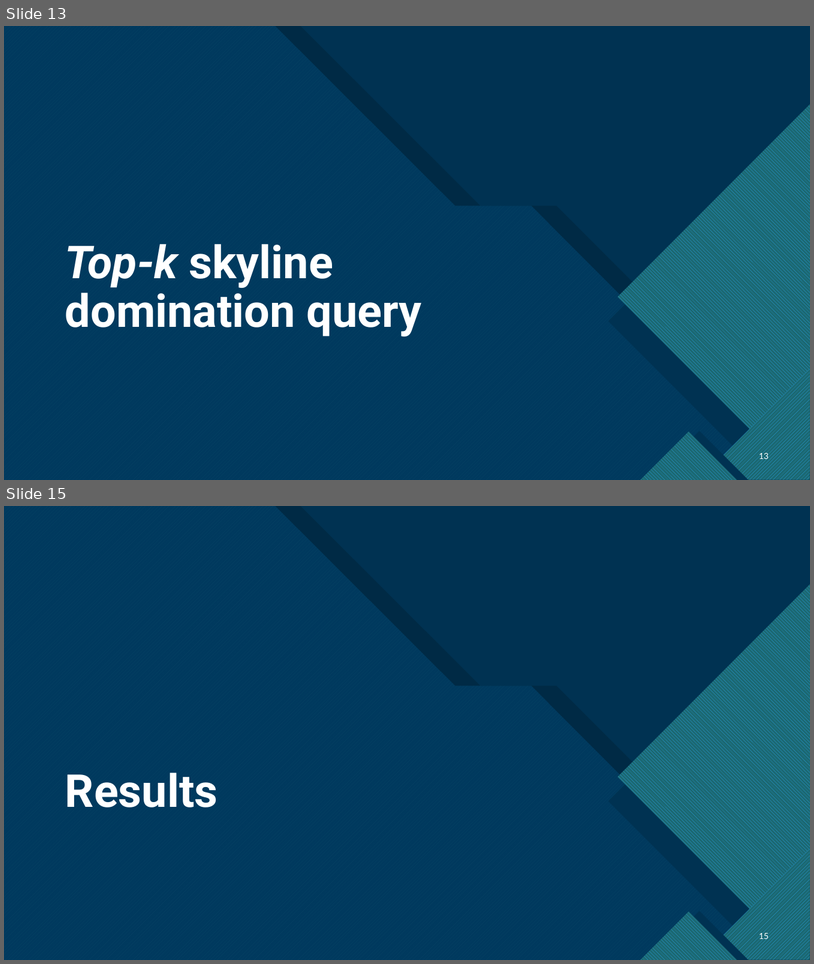
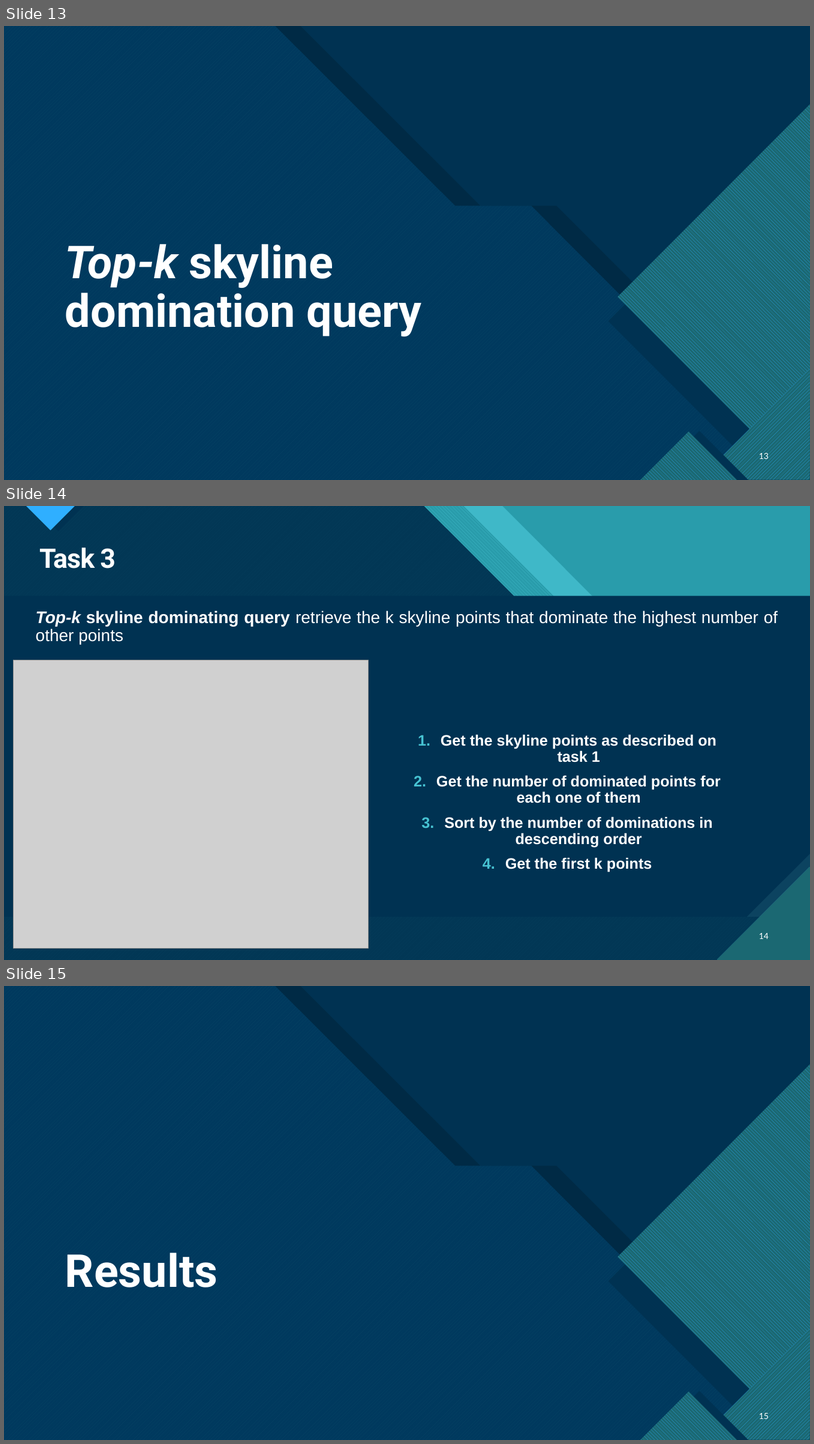
Before and after one commit to MnAppsNet/DominanceQueries, a slide deck: reports/report_presentation.pptx. Shown one above the other, each under a label of ours: slides 13 and 15 before the commit, slides 13, 14 and 15 after it; the slides between them are not shown. The pictures are 814x964 and 814x1444 pixels, drawn with LibreOffice and Linux fonts; fonts in the diff are those of the drawing; grey boxes stand for pictures; background and template pictures are left out; a plain dark background stands for a picture behind light text. Boxes give left, top, right and bottom in pixels: in the first picture for what was removed or moved away, otherwise in the second. Text is boxed around its words. In the diff, an @@ line names an element or a change of style, - is before the commit and + after.

```diff
--- a/reports/report_presentation.pptx
+++ b/reports/report_presentation.pptx
@@ slide 14 added at [4, 506, 810, 960], background picture (left out); not listed: 13 template elements that a slide beside it also shows @@
@@ rectangle added at [4, 506, 810, 960], fill #299CAB @@
@@ rectangle added at [4, 506, 810, 960], fill #299CAB @@
@@ freeform shape added at [4, 506, 810, 960], fill #47C3D3 at 74% opacity @@
@@ freeform shape added at [4, 506, 810, 960], fill pattern #47C3D3 on #1B6872 @@
@@ freeform shape added at [4, 506, 810, 960], fill #003352 at 90% opacity @@
@@ title added at [39, 547, 116, 568], 32 pt, text #FFFFFF, bold @@
+Task 3
@@ text added at [36, 610, 778, 644], 20 pt, text #FFFFFF @@
+Top-k skyline dominating query retrieve the k skyline points that dominate the highest number of other points
@@ picture added at [13, 660, 368, 948] @@
@@ text added at [437, 734, 721, 872], 18 pt, text #FFFFFF @@
+1. Get the skyline points as described on task 1
+2. Get the number of dominated points for each one of them
+3. Sort by the number of dominations in descending order
+4. Get the first k points
@@ page number added at [759, 933, 769, 939], 10 pt, text #FFFFFF @@
+14
```
Also in this commit, not shown: 5 slides changed, 1 other slide added, 2 slides removed, 4 other files.
